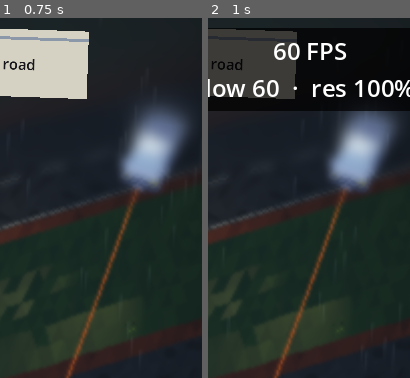
Above: before the commit, frames 1-2 (left to right).
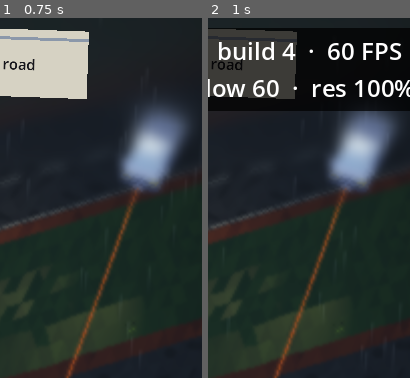
Above: after the commit, the same moments.

Repository: guffawer/bakeoff-site
Game: Godot game, scene res://scenes/main.tscn
Two runs of this game, one before a commit and one after it. Both use one fixed random seed, a clock stepped at 60 frames per second and the inputs below.
Inputs:
- Up to frame 1 (0.75 s): tap Enter at 0.5 s
- Up to frame 2 (1 s): no input
The pictures show only the part of the screen within x 43-93%, y 0-50%; the shares and areas given below are measured in that part.

Frame 1 is identical in both runs. In frame 2, 2.1% of the frame differs, in the area x 5-97%, y 6-12%.

Commit message:
Monsoon look test build 4: build number and ?bench mode
The readout and loading screen show the build number, so a cached copy is
easy to spot. Adding ?bench to the URL runs seven 4-second stages with one
cost removed at a time (tilt-shift, rain, road shader, kit overlay,
resolution, all) and shows a results table.

Co-Authored-By: Claude Opus 5.5 <noreply@anthropic.com>

Diff:
--- a/snatch-monsoon/scripts/main.gd
+++ b/snatch-monsoon/scripts/main.gd
@@ -3,12 +3,20 @@
 # Checkpoint 2 builds the static look. Run with `-- --still out.png` to save one 1080x1920 frame.
 
 const CART := "res://assets/cartoon/"
+const BUILD := "4"
 
 var frame: SubViewport
 var world: Node3D
 var cam: Camera3D
 var overlay_vp: SubViewport
 var rain_mat: ShaderMaterial
+var rain_mi: MeshInstance3D
+var ground_mi: MeshInstance3D
+var tilt_rect: ColorRect
+var overlay_layer: CanvasLayer
+var plain_ground: StandardMaterial3D
+var bench_mode := false
+var bench_log: Label
 var ground_mat: ShaderMaterial
 var mist_mats: Array[ShaderMaterial] = []
 var tilt: ShaderMaterial
@@ -62,6 +70,9 @@
 	_post()
 	_overlay()
 	_fps_readout()
+	bench_mode = args.has("--bench")
+	if OS.has_feature("web"): bench_mode = bench_mode or str(JavaScriptBridge.eval("location.search")).contains("bench")
+	if bench_mode: _bench()
 	frame.size_changed.connect(_relayout)
 	_relayout()
 	if still != "": _save_still(still)
@@ -90,6 +101,7 @@
 	mi.mesh = Terrain.make_mesh(-24.0, 32.0, -40.0, 12.0, 0.9)
 	ground_mat = ShaderMaterial.new(); ground_mat.shader = load("res://shaders/ground.gdshader")
 	mi.material_override = ground_mat
+	ground_mi = mi
 	world.add_child(mi)
 	var mk := MeshInstance3D.new(); mk.mesh = Terrain.make_markings()
 	var paint := StandardMaterial3D.new(); paint.albedo_color = Color(0.72, 0.72, 0.66); paint.roughness = 0.3; paint.cull_mode = BaseMaterial3D.CULL_DISABLED
@@ -294,6 +306,7 @@
 	rain_mat.set_shader_parameter("centre", Vector3(5.0, 6.0, -9.0))
 	rain_mat.set_shader_parameter("spot_pos", PackedVector3Array([spots[0].global_position, spots[1].global_position]))
 	rain_mat.set_shader_parameter("spot_dir", PackedVector3Array([-spots[0].global_transform.basis.z, -spots[1].global_transform.basis.z]))
+	rain_mi = mi
 	mi.material_override = rain_mat; mi.cast_shadow = GeometryInstance3D.SHADOW_CASTING_SETTING_OFF
 	world.add_child(mi)
 
@@ -324,6 +337,7 @@
 	var cl := CanvasLayer.new(); cl.layer = 1; frame.add_child(cl)
 	var r := ColorRect.new(); r.set_anchors_preset(Control.PRESET_FULL_RECT); r.mouse_filter = Control.MOUSE_FILTER_IGNORE
 	tilt = ShaderMaterial.new(); tilt.shader = load("res://shaders/tiltshift.gdshader"); r.material = tilt
+	tilt_rect = r
 	cl.add_child(r)
 
 
@@ -331,6 +345,7 @@
 
 func _overlay() -> void:
 	var cl := CanvasLayer.new(); cl.layer = 2
+	overlay_layer = cl
 	if still_mode: frame.add_child(cl)
 	else: add_child(cl)
 	var c := SubViewportContainer.new(); c.stretch = true; c.set_anchors_preset(Control.PRESET_FULL_RECT)
@@ -391,17 +406,73 @@
 	var worst := 1.0 / sorted[maxi(0, int(n * 0.99) - 1)]
 	var scale := frame.scaling_3d_scale
 	# "res" is relative to the half-resolution frame: 100% = half the phone's native pixels per side.
-	fps_label.text = "%d FPS\nlow %d  ·  res %d%%" % [roundi(avg), roundi(worst), roundi(scale * 100.0)]
+	fps_label.text = "build %s  ·  %d FPS\nlow %d  ·  res %d%%" % [BUILD, roundi(avg), roundi(worst), roundi(scale * 100.0)]
 	var vw := get_viewport().get_visible_rect().size.x
 	fps_box.reset_size(); fps_box.position = Vector2(vw - fps_box.size.x - 10.0, 10.0)
 	# Ignore the first seconds (shader compilation stutter), then step down only after 3 slow seconds.
-	if clock > 6.0 and avg < 54.0: slow_streak += 1
+	if not bench_mode and clock > 6.0 and avg < 54.0: slow_streak += 1
 	else: slow_streak = 0
 	if slow_streak >= 3 and scale > 0.6:
 		frame.scaling_3d_scale = maxf(0.6, scale - 0.1); slow_streak = 0
 	if OS.has_feature("web"):
 		JavaScriptBridge.eval("window.lookFps = {avg: %f, low: %f, scale: %f};" % [avg, worst, frame.scaling_3d_scale])
 	frame_times.clear(); fps_timer = 0.0
+
+# ?bench: runs the scene with one cost removed at a time and shows a table of the results.
+func _set_config(no_tilt: bool, no_rain: bool, plain_road: bool, no_kit: bool, res: float) -> void:
+	tilt_rect.visible = not no_tilt
+	rain_mi.visible = not no_rain
+	if plain_ground == null:
+		plain_ground = StandardMaterial3D.new(); plain_ground.vertex_color_use_as_albedo = true; plain_ground.roughness = 0.4
+		plain_ground.cull_mode = BaseMaterial3D.CULL_DISABLED
+	ground_mi.material_override = plain_ground if plain_road else ground_mat
+	overlay_layer.visible = not no_kit
+	frame.scaling_3d_scale = res
+
+func _measure(seconds: float) -> Array:
+	var times := PackedFloat32Array(); var t0 := Time.get_ticks_usec()
+	while (Time.get_ticks_usec() - t0) / 1e6 < seconds:
+		var a := Time.get_ticks_usec(); await get_tree().process_frame
+		times.append((Time.get_ticks_usec() - a) / 1e6)
+	var sum := 0.0
+	for d in times: sum += d
+	var sorted := times.duplicate(); sorted.sort()
+	return [times.size() / sum, 1.0 / sorted[maxi(0, int(times.size() * 0.99) - 1)]]
+
+func _bench() -> void:
+	var cl := CanvasLayer.new(); cl.layer = 11; add_child(cl)
+	var box := PanelContainer.new()
+	var sb := StyleBoxFlat.new(); sb.bg_color = Color(0, 0, 0, 0.82); sb.set_corner_radius_all(10)
+	sb.content_margin_left = 16; sb.content_margin_right = 16; sb.content_margin_top = 12; sb.content_margin_bottom = 12
+	box.add_theme_stylebox_override("panel", sb); box.position = Vector2(12, 120); cl.add_child(box)
+	bench_log = Label.new(); bench_log.add_theme_font_size_override("font_size", 22)
+	box.add_child(bench_log)
+	var stages := [
+		["Full scene", [false, false, false, false, 1.0]],
+		["No tilt-shift blur", [true, false, false, false, 1.0]],
+		["No rain", [false, true, false, false, 1.0]],
+		["Plain road shader", [false, false, true, false, 1.0]],
+		["No kit overlay", [false, false, false, true, 1.0]],
+		["Resolution 60%", [false, false, false, false, 0.6]],
+		["All of these off", [true, true, true, true, 0.6]],
+	]
+	var lines := ["BENCHMARK  ·  build " + BUILD, "Please wait about 50 s", ""]
+	bench_log.text = "\n".join(lines)
+	await get_tree().create_timer(4.0).timeout
+	var results := []
+	for st in stages:
+		var c: Array = st[1]
+		_set_config(c[0], c[1], c[2], c[3], c[4])
+		bench_log.text = "\n".join(lines + ["Running: " + st[0]])
+		await get_tree().create_timer(1.5).timeout
+		var r: Array = await _measure(4.0)
+		lines.append("%-20s %3d fps  low %3d" % [st[0], roundi(r[0]), roundi(r[1])])
+		results.append({"stage": st[0], "fps": r[0], "low": r[1]})
+	lines[1] = "Done. Screenshot this."
+	bench_log.text = "\n".join(lines)
+	_set_config(false, false, false, false, 1.0)
+	print(JSON.stringify(results))
+	if OS.has_feature("web"): JavaScriptBridge.eval("window.benchResults = %s;" % JSON.stringify(results))
 
 func _mat(col: Color, rough := 0.7, metal := 0.0) -> StandardMaterial3D:
 	var m := StandardMaterial3D.new(); m.albedo_color = col; m.roughness = rough; m.metallic = metal; return m
Not shown, changed: looks/snatch/monsoon/index.pck
